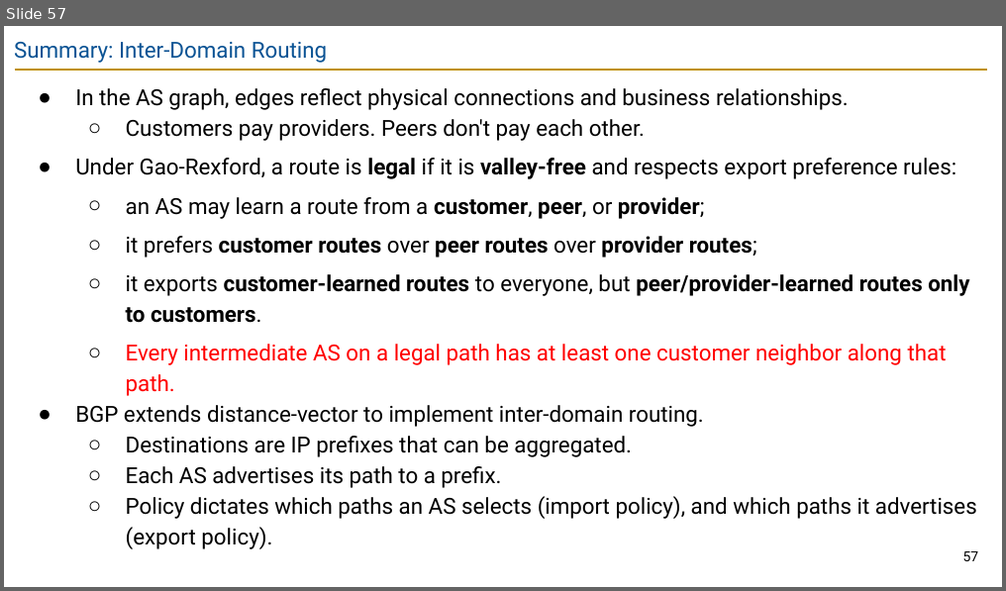
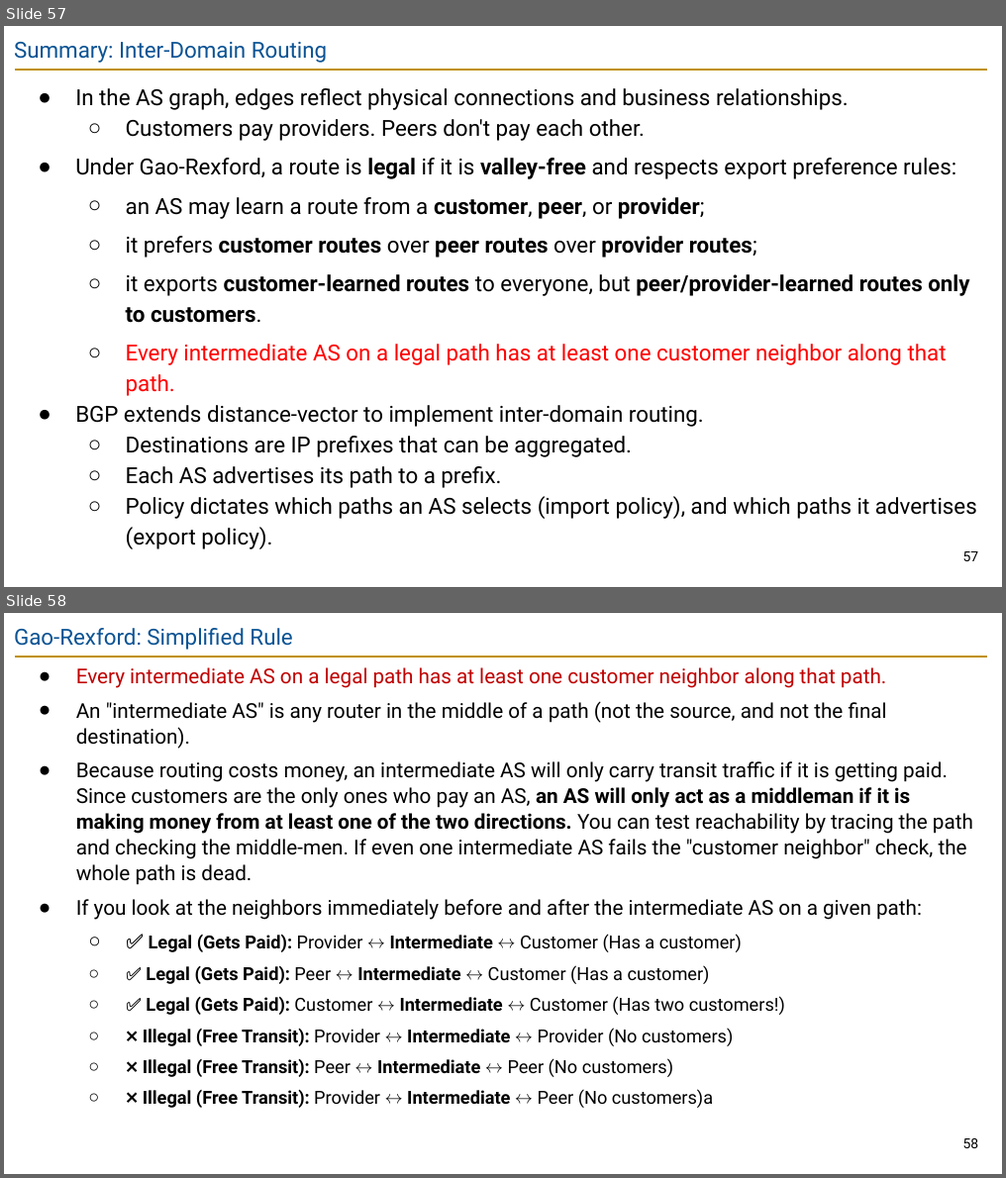
Before and after one commit to guhofstra/CSC175Sp26, a slide deck: PPTs/Lecture 8 - Inter-Domain Routing.pptx. Shown one above the other, each under a label of ours: slide 57 before the commit, slides 57 and 58 after it. The pictures are 1006x591 and 1006x1178 pixels, drawn with LibreOffice and Linux fonts; fonts in the diff are those of the drawing. Boxes give left, top, right and bottom in pixels: in the first picture for what was removed or moved away, otherwise in the second. Text is boxed around its words. In the diff, an @@ line names an element or a change of style, - is before the commit and + after.

```diff
--- a/PPTs/Lecture 8 - Inter-Domain Routing.pptx
+++ b/PPTs/Lecture 8 - Inter-Domain Routing.pptx
@@ slide 58 added at (x1=4, y1=613, x2=1002, y2=1174), background #FFFFFF; not listed: 1 template element that a slide beside it also shows @@
@@ title added at (x1=14, y1=628, x2=292, y2=650), 16 pt, text #0B5394 @@
+Gao-Rexford: Simplified Rule
@@ text added at (x1=76, y1=667, x2=973, y2=1108), 14.8 pt, text #000000 @@
+● Every intermediate AS on a legal path has at least one customer neighbor along that path.
+● An "intermediate AS" is any router in the middle of a path (not the source, and not the final destination).
+● Because routing costs money, an intermediate AS will only carry transit traffic if it is getting paid. Since customers are the only ones who pay an AS, an AS will only act as a middleman if it is making money from at least one of the two directions. You can test reachability by tracing the path and checking the middle-men. If even one intermediate AS fails the "customer neighbor" check, the whole path is dead.
+● If you look at the neighbors immediately before and after the intermediate AS on a given path:
+  ○ ✅ Legal (Gets Paid): Provider ↔ Intermediate ↔ Customer (Has a customer)
+  ○ ✅ Legal (Gets Paid): Peer ↔ Intermediate ↔ Customer (Has a customer)
+  ○ ✅ Legal (Gets Paid): Customer ↔ Intermediate ↔ Customer (Has two customers!)
+  ○ ❌ Illegal (Free Transit): Provider ↔ Intermediate ↔ Provider (No customers)
+  ○ ❌ Illegal (Free Transit): Peer ↔ Intermediate ↔ Peer (No customers)
+  ○ ❌ Illegal (Free Transit): Provider ↔ Intermediate ↔ Peer (No customers)a
@@ page number added at (x1=963, y1=1139, x2=979, y2=1149), 10 pt, text #000000 @@
+58
```
Also in this commit, not shown: 2 slides changed, 8 other files.
